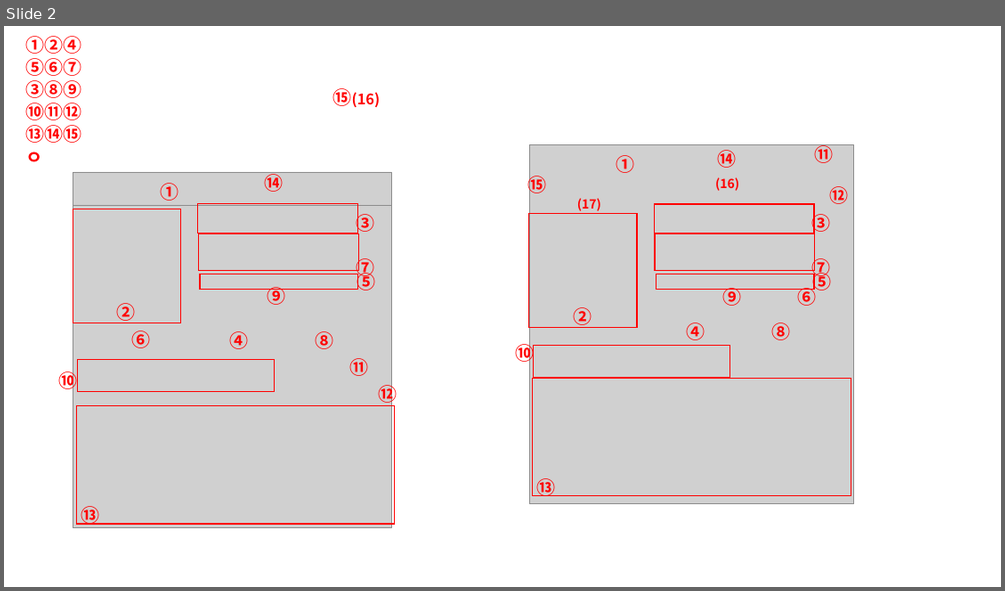
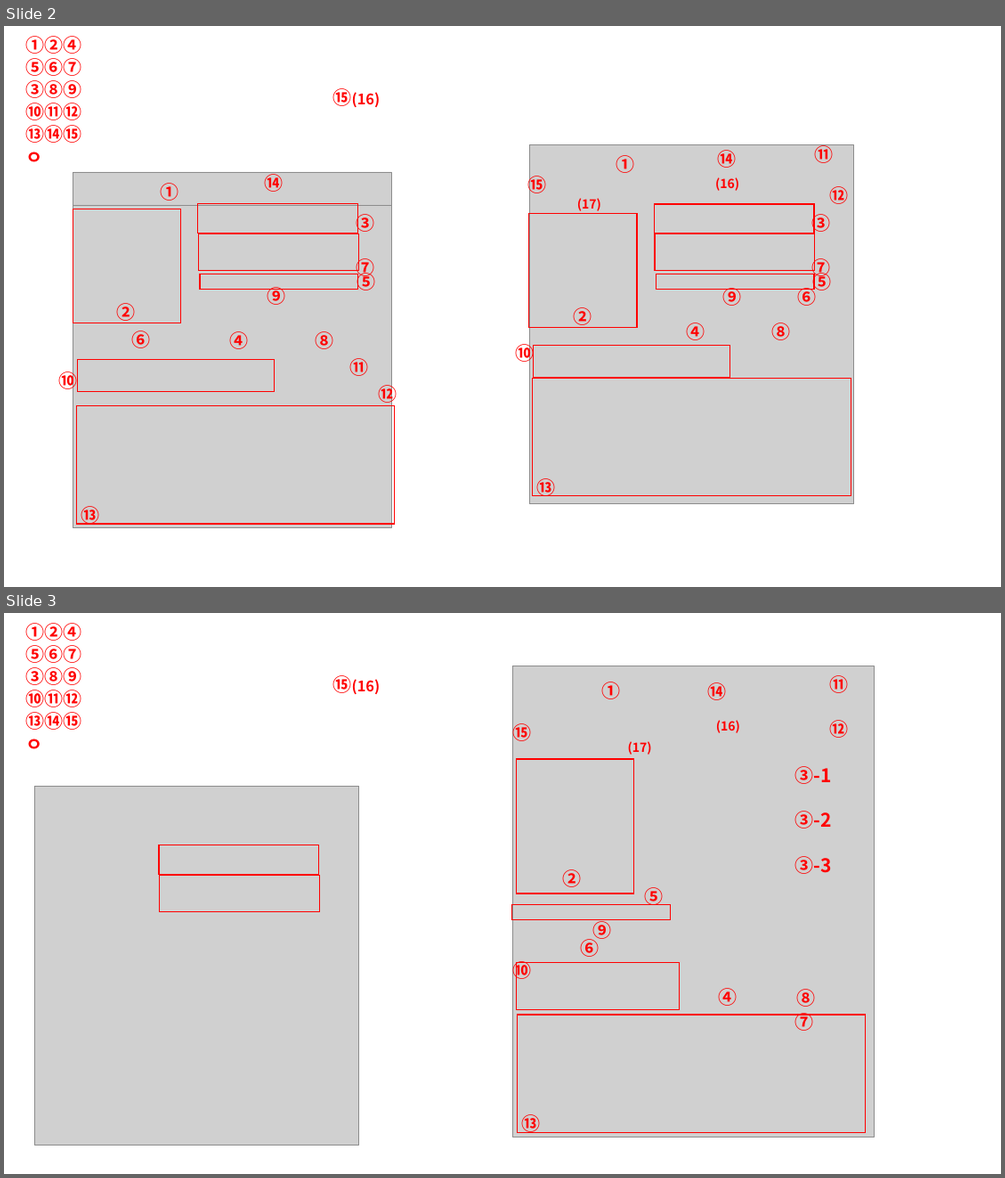
Before and after one commit to ezdiatech/OpenDoc, a slide deck: AnalysisSW/01.Manual/사용한ppt/analy메뉴.pptx. Shown one above the other, each under a label of ours: slide 2 before the commit, slides 2 and 3 after it. The pictures are 1005x591 and 1005x1178 pixels, drawn with LibreOffice and Linux fonts; fonts in the diff are those of the drawing; grey boxes stand for pictures. Boxes give left, top, right and bottom in pixels: in the first picture for what was removed or moved away, otherwise in the second. Text is boxed around its words. In the diff, an @@ line names an element or a change of style, - is before the commit and + after.

```diff
--- a/AnalysisSW/01.Manual/사용한ppt/analy메뉴.pptx
+++ b/AnalysisSW/01.Manual/사용한ppt/analy메뉴.pptx
@@ slide 3 added at [4,613,1001,1174], background #FFFFFF @@
@@ text added at [19,617,94,761], 18 pt, text #FF0000, bold @@
+①②④⑤⑥⑦③⑧⑨⑩⑪⑫⑬⑭⑮ㅇ
@@ text added at [333,675,380,694], 14 pt, text #FF0000, bold @@
+⑮(16)
@@ picture added at [512,666,874,1137] @@
@@ text added at [601,682,620,699], 18 pt, text #FF0000, bold @@
+①
@@ text added at [707,682,726,700], 18 pt, text #FF0000, bold @@
+⑭
@@ text added at [830,675,849,693], 18 pt, text #FF0000, bold @@
+⑪
@@ text added at [513,723,532,741], 18 pt, text #FF0000, bold @@
+⑮
@@ text added at [628,741,652,755], 12 pt, text #FF0000, bold @@
+(17)
@@ text added at [716,720,740,733], 12 pt, text #FF0000, bold @@
+(16)
@@ text added at [830,720,849,738], 18 pt, text #FF0000, bold @@
+⑫
@@ rectangle added at [517,759,633,893], outline #FF0000 1 pt @@
@@ text added at [794,766,831,1030], 18 pt, text #FF0000, bold @@
+③-1
+③-2
+③-3
+⑦
@@ picture added at [34,786,359,1144] @@
@@ rectangle added at [159,844,319,874], outline #FF0000 1 pt @@
@@ rectangle added at [160,875,320,911], outline #FF0000 1 pt @@
@@ text added at [562,869,581,887], 18 pt, text #FF0000, bold @@
+②
@@ rectangle added at [512,905,671,919], outline #FF0000 1 pt @@
@@ text added at [645,887,663,905], 18 pt, text #FF0000, bold @@
+⑤
@@ text added at [593,919,612,941], 18 pt, text #FF0000, bold @@
+⑨
@@ text added at [580,936,599,957], 18 pt, text #FF0000, bold @@
+⑥
@@ text added at [513,961,532,981], 18 pt, text #FF0000, bold @@
+⑩
@@ rectangle added at [517,962,680,1010], outline #FF0000 1 pt @@
@@ text added at [719,988,737,1005], 18 pt, text #FF0000, bold @@
+④
@@ text added at [797,989,816,1006], 18 pt, text #FF0000, bold @@
+⑧
@@ rectangle added at [518,1014,866,1133], outline #FF0000 1 pt @@
@@ text added at [522,1114,541,1133], 18 pt, text #FF0000, bold @@
+⑬
```
Also in this commit, not shown: 1 other file.
